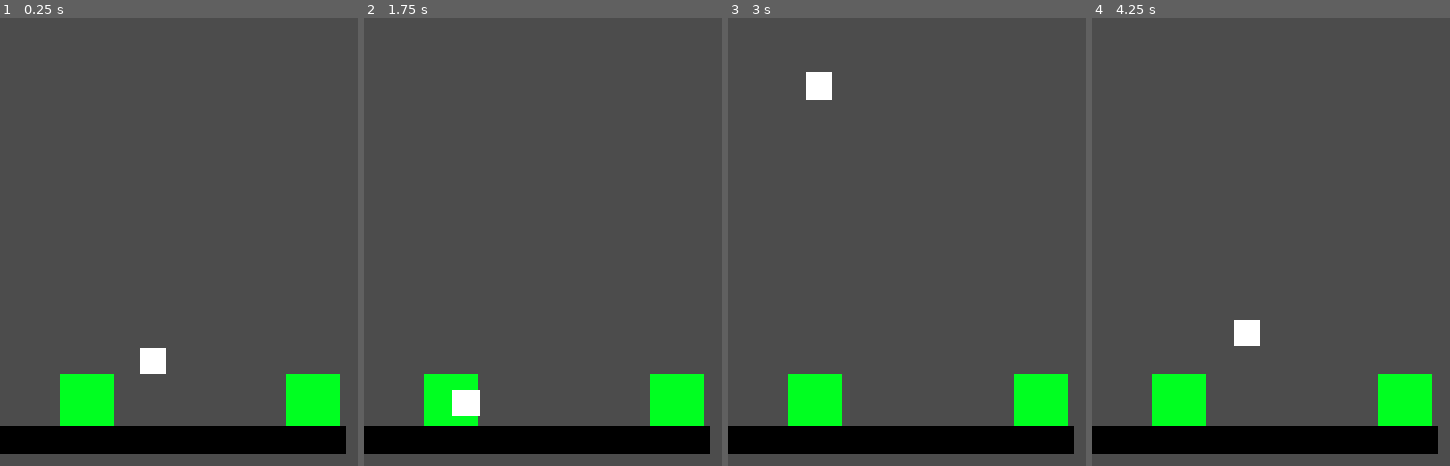
Above: before the commit, frames 1-4 (left to right).
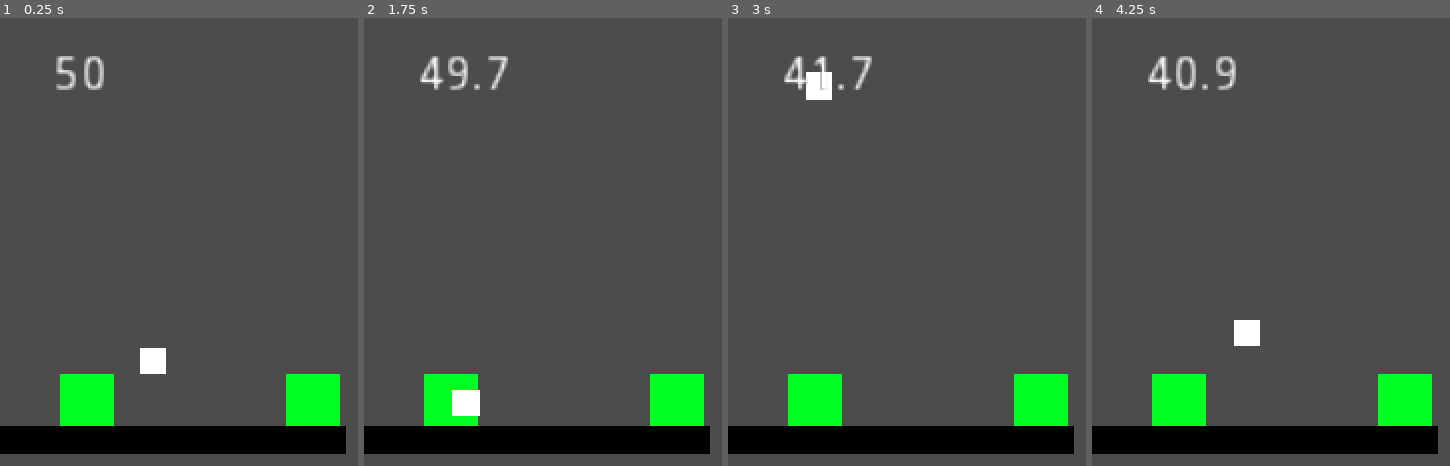
Above: after the commit, the same moments.

Repository: fijaniques/StarMan
Game: Godot game, scene res://Stages/BaseStage.tscn
The game is run twice, just before and just after one commit, with the same random seed, the same clock (stepped at 60 frames per second) and the same inputs.
Inputs:
- Up to frame 1 (0.25 s): no input
- Up to frame 2 (1.75 s): tap Enter at 0.5 s; hold A (a) 0.53-1.28 s; tap D (d) at 0.8, 1.35 s; tap Space at 1.25 s; tap W (w) at 1.55 s
- Up to frame 3 (3 s): hold W (w) 2.03-2.78 s; tap A (a) at 2.3, 2.85 s
- Up to frame 4 (4.25 s): tap D (d) at 3.05 s; hold D (d) from 3.53 s (still down); tap W (w) at 3.8 s

The runs differ from the first frame. In frame 1, 0.6% of the frame differs, in the area x 15-30%, y 8-17%; in frame 2, 0.8%; in frame 3, 0.6%; in frame 4, 0.9%, in the area x 15-41%, y 8-17%.

Commit message:
fuel pumps now gets empty

Diff:
--- a/Entities/Character/Character.gd
+++ b/Entities/Character/Character.gd
@@ -11,15 +11,14 @@
 
 #FUEL
 var fuel : float
-var maxFuel : float = 100
+var maxFuel : float = 50
 
 func _ready():
 	fuel = maxFuel
 
 func _physics_process(delta : float) -> void:
-	print(fuel)
 	_motion(delta)
-	_fly(delta)
+	_fly()
 
 func _motion(delta : float):
 	var hDir = Input.get_action_strength("d") - Input.get_action_strength("a")
@@ -31,9 +30,9 @@
 
 	velocity = move_and_slide(velocity, UP)
 
-func _fly(delta):
+func _fly():
 	if(Input.is_action_pressed("w") and fuel > 0):
-		fuel -= 10 * delta
+		fuel -= 0.2
 		if(velocity.y > flySpeed):
 			velocity.y += flyForce
 		else:
--- a/Entities/Objects/FuePump/FuelPump.gd
+++ b/Entities/Objects/FuePump/FuelPump.gd
@@ -2,7 +2,7 @@
 
 onready var character = get_parent().get_node("Character")
 
-var totalFuel : float = 100
+var totalFuel : float = 30
 var fuel: float
 
 var charIn : bool = false
@@ -21,7 +21,7 @@
 
 func _filling():
 	if(charIn and character.is_on_floor()):
-		if(character.fuel < character.maxFuel):
+		if(character.fuel < character.maxFuel and fuel > 0):
+			print(fuel)
 			character.fuel += 0.5
-		else:
-			character.fuel = character.maxFuel
+			fuel -= 0.5
--- /dev/null
+++ b/Stages/BaseStage.gd
@@ -0,0 +1,6 @@
+extends Node2D
+
+onready var GUI = $GUI
+
+func _process(delta):
+	GUI.get_node("Fuel").text = str(get_tree().current_scene.get_node("Character").fuel)
--- a/Stages/BaseStage.tscn
+++ b/Stages/BaseStage.tscn
@@ -1,10 +1,12 @@
-[gd_scene load_steps=4 format=2]
+[gd_scene load_steps=5 format=2]
 
 [ext_resource path="res://Entities/Objects/FuePump/FuelPump.tscn" type="PackedScene" id=1]
 [ext_resource path="res://Entities/TileSets/Tiles.tscn" type="PackedScene" id=2]
 [ext_resource path="res://Entities/Character/Character.tscn" type="PackedScene" id=3]
+[ext_resource path="res://Stages/BaseStage.gd" type="Script" id=4]
 
 [node name="BaseStage" type="Node2D"]
+script = ExtResource( 4 )
 
 [node name="Tiles" parent="." instance=ExtResource( 2 )]
 
@@ -16,3 +18,15 @@
 
 [node name="Character" parent="." instance=ExtResource( 3 )]
 position = Vector2( 184, 400 )
+
+[node name="GUI" type="CanvasLayer" parent="."]
+
+[node name="Fuel" type="RichTextLabel" parent="GUI"]
+margin_left = 64.0
+margin_top = 64.0
+margin_right = 104.0
+margin_bottom = 104.0
+rect_scale = Vector2( 4, 4 )
+__meta__ = {
+"_edit_use_anchors_": false
+}
